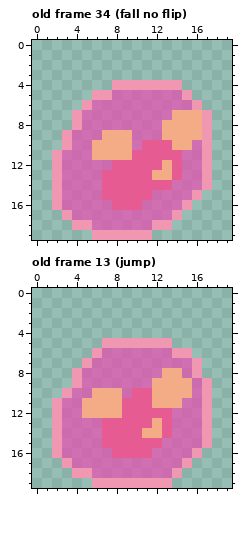
Two versions of one pixel-art file, Assets/Art/Player/slime.aseprite. The first picture shows the starting point.
20x20 pixels, 69 frames. Shown: old frame 34 (fall no flip), old frame 13 (jump).
Once edited:
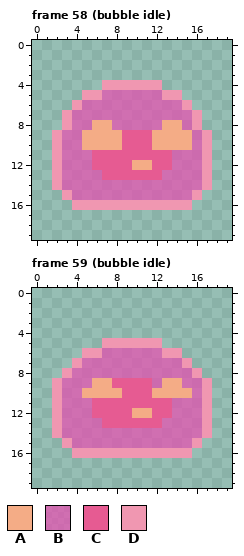
Palette (. is transparent): A #f4ac86  B #e84db0b3  C #e65b92  D #f097b1
A new or re-ordered frame is compared with the old frame closest to it.
From the commit log: added separate player bubbleIdle
What changed:
frames 69 -> 71
--- frame 58 (bubble idle) is new; against old frame 34 (fall no flip)
@@ x 0..19 @@
  3 ....................
- 4 ........DDDDDDD.....
- 5 ......DDBBBBBBBD....
- 6 .....DBBBBBBBBBBD...
- 7 ....DBBBBBBBBBAAAD..
- 8 ....DBBBBBBBBAAAAD..
- 9 ...DBBBAAABBBAAAAD..
-10 ...DBBAAAABCCCAABD..
-11 ..DBBBAAAACCCCCBBD..
-12 ..DBBBBBCCCCCACBBD..
-13 ..DBBBBCCCCCAACBBD..
-14 ..DBBBBCCCCCCCBBBD..
-15 ..DBBBBCCCCCBBBBD...
-16 ..DBBBBBCCCBBBBD....
-17 ...DBBBBBBBBBBD.....
-18 ....DDBBBBBBDD......
-19 ......DDDDDD........
+ 4 .......DDDDDD.......
+ 5 .....DDBBBBBBDD.....
+ 6 ....DBBBBBBBBBBD....
+ 7 ...DBBBBBBBBBBBBD...
+ 8 ...DBBAABBBBBAABD...
+ 9 ..DBBAAAACCCAAAABD..
+10 ..DBBAAAACCCAAAABD..
+11 ..DBBBCCCCCCCCBBBD..
+12 ..DBBBCCCCAACCBBBD..
+13 ..DBBBBCCCCCCBBBBD..
+14 ..DBBBBBBBBBBBBBBD..
+15 ...DBBBBBBBBBBBBD...
+16 ....DDDDDDDDDDDD....
+17 ....................
+18 ....................
+19 ....................
--- frame 59 (bubble idle) is new; against old frame 13 (jump)
@@ x 0..19 @@
  4 ....................
- 5 .......DDDDDDD......
- 6 ......DBBBBBBBDD....
- 7 .....DBBBBBBBBBBD...
- 8 ....DBBBBBBBBAABD...
- 9 ....DBBBBBBBAAAABD..
-10 ...DBBAAABCCAAAABD..
-11 ..DBBAAAACCCAAABBD..
-12 ..DBBAAAACCCCCBBBD..
-13 ..DBBBBCCCCCACBBBD..
-14 ..DBBBBCCCCAACBBBD..
-15 ..DBBBBCCCCCCBBBBD..
-16 ..DBBBBBCCCCBBBBD...
-17 ...DBBBBBBBBBBBD....
-18 ....DDBBBBBBBBD.....
-19 ......DDDDDDDD......
+ 5 .......DDDDDD.......
+ 6 .....DDBBBBBBDD.....
+ 7 ....DBBBBBBBBBBD....
+ 8 ...DBBBBBBBBBBBBD...
+ 9 ..DBBBAACCCCBAABBD..
+10 ..DBBAAAACCCAAAABD..
+11 ..DBBBCCCCCCCCBBBD..
+12 ..DBBBCCCCAACCBBBD..
+13 ..DBBBBCCCCCCBBBBD..
+14 ..DBBBBBBBBBBBBBBD..
+15 ...DBBBBBBBBBBBBD...
+16 ....DDDDDDDDDDDD....
+17 ....................
+18 ....................
+19 ....................
Changed places in both pictures, as pixel boxes (x1, y1, x2, y2):
changed: (52, 80, 212, 240)
changed: (52, 338, 212, 488)
